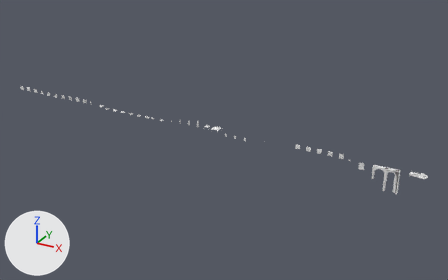
A saved change to the Blender file art_src/kit/kit_gorge.blend.
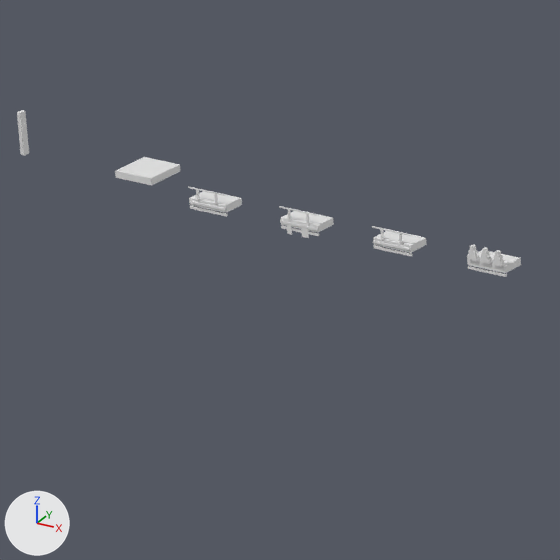
The first picture shows the older version from a 50 mm lens placed at (515.0, -587.0, 227.0), pointed at (251.0, -107.0, -13.0). The close-ups show the older and then the newer version on the part from 20% to 30% of the width and 33% to 50% of the height of that picture. Only the edits that show in the close-ups are written down. Lighting does not change. The marker at lower left points along +X, +Y and +Z.

Before the edit, the objects in view are built like this:
```python
me_gorge_deck__paving = bpy.data.meshes.new('gorge_deck__paving')
me_gorge_deck__paving.from_pydata(...)  # a box spanning x 0.0..4.0, y 0.0..4.0, z 0.08..0.15
me_gorge_deck__paving.materials.append(mat_gorge_sandstone)  # white #e7e7e7
ob_gorge_deck__paving = bpy.data.objects.new('gorge_deck__paving', me_gorge_deck__paving)
ob_gorge_deck__paving.parent = ob_m_gorge_deck
ob_gorge_deck__paving.location = (0.0, 0.0, 0.0)
```
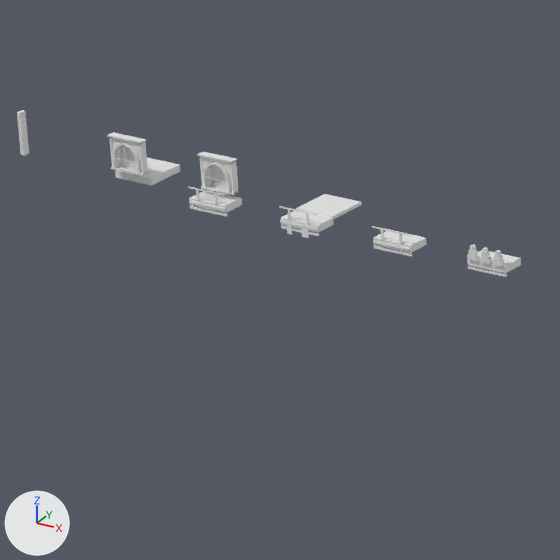
Where the change shows, as pixel boxes (x1, y1, x2, y2) in the close-ups (560 x 560 px):
'gorge_soffit__slab', added
    after: (296, 194, 362, 219)
'gorge_bay_stack_window_near__frame', added
    after: (197, 152, 239, 194)
'gorge_bay_stack_window__frame', added
    after: (107, 132, 148, 174)
'gorge_bay_stack_window_near__books', added
    after: (210, 165, 227, 188)
'gorge_bay_stack_window__books', added (mostly hidden)
    after: (120, 145, 137, 169)
'gorge_bay_stack_window_near__panel', added
    after: (202, 158, 232, 192)
'gorge_bay_stack_window__panel', added
    after: (112, 139, 142, 173)
'gorge_bay_stack_window__sill', added
    after: (111, 166, 148, 176)
'gorge_bay_stack_window_near__sill', added
    after: (201, 185, 235, 195)

Diff of the bpy script that builds the scene:
```diff
--- a/art_src/kit/kit_gorge.blend.py
+++ b/art_src/kit/kit_gorge.blend.py
@@ me_gorge_bay_stack_window_near__books_001 @@
+me_gorge_bay_stack_window_near__books_001.from_pydata([(0.75, -0.05, 0.78), (3.25, -0.05, 0.78), (3.25, 0.05, 0.78), (0.75, 0.05, 0.78), (0.75, -0.05, 3.2), (3.25, -0.05, 3.2), (3.25, 0.05, 3.2), (0.75, 0.05, 3.2)], [], [(0, 3, 2, 1), (4, 5, 6, 7), (0, 1, 5, 4), (1, 2, 6, 5), (3, 0, 4, 7)])
+me_gorge_bay_stack_window_near__books_001.materials.append(mat_gorge_stacks_near)  # white #e7e7e7
@@ me_gorge_bay_stack_window_near__sill_001 @@
+me_gorge_bay_stack_window_near__sill_001.from_pydata([(0.25, -0.83, 0.64), (3.75, -0.83, 0.64), (3.75, -0.02, 0.64), (0.25, -0.02, 0.64), (0.25, -0.83, 0.78), (3.75, -0.83, 0.78), (3.75, -0.02, 0.78), (0.25, -0.02, 0.78)], [], [(0, 3, 2, 1), (4, 5, 6, 7), (0, 1, 5, 4), (1, 2, 6, 5), (3, 0, 4, 7)])
+me_gorge_bay_stack_window_near__sill_001.materials.append(mat_gorge_sandstone)  # white #e7e7e7
@@ me_gorge_bay_stack_window__books_001 @@
+me_gorge_bay_stack_window__books_001.from_pydata([(0.75, -0.05, 0.78), (3.25, -0.05, 0.78), (3.25, 0.05, 0.78), (0.75, 0.05, 0.78), (0.75, -0.05, 3.2), (3.25, -0.05, 3.2), (3.25, 0.05, 3.2), (0.75, 0.05, 3.2)], [], [(0, 3, 2, 1), (4, 5, 6, 7), (0, 1, 5, 4), (1, 2, 6, 5), (3, 0, 4, 7)])
+me_gorge_bay_stack_window__books_001.materials.append(mat_gorge_stacks)  # white #e7e7e7
@@ ob_gorge_bay_stack_window_near__books @@
+ob_gorge_bay_stack_window_near__books = bpy.data.objects.new('gorge_bay_stack_window_near__books', me_gorge_bay_stack_window_near__books_001)
+ob_gorge_bay_stack_window_near__books.parent = ob_m_gorge_bay_stack_window_near
+ob_gorge_bay_stack_window_near__books.location = (0.0, 0.0, 0.0)
@@ ob_m_gorge_bay_stack_window_near @@
+ob_m_gorge_bay_stack_window_near = bpy.data.objects.new('M_gorge_bay_stack_window_near', None)
+ob_m_gorge_bay_stack_window_near.location = (120.0, -120.0, 0.0)
@@ ob_gorge_bay_stack_window_near__sill @@
+ob_gorge_bay_stack_window_near__sill = bpy.data.objects.new('gorge_bay_stack_window_near__sill', me_gorge_bay_stack_window_near__sill_001)
+ob_gorge_bay_stack_window_near__sill.parent = ob_m_gorge_bay_stack_window_near
+ob_gorge_bay_stack_window_near__sill.location = (0.0, 0.0, 0.0)
@@ ob_gorge_bay_stack_window_near__frame @@
+ob_gorge_bay_stack_window_near__frame = bpy.data.objects.new('gorge_bay_stack_window_near__frame', me_gorge_bay_stack_window_near__frame_001)  # 68 vertices, 39 faces; spans x 0.15..3.85, y -0.9..-0.02, z 0.66..3.79; in mat_gorge_sandstone (white #e7e7e7)
+ob_gorge_bay_stack_window_near__frame.parent = ob_m_gorge_bay_stack_window_near
+ob_gorge_bay_stack_window_near__frame.location = (0.0, 0.0, 0.0)
@@ ob_gorge_bay_stack_window_near__panel @@
+ob_gorge_bay_stack_window_near__panel = bpy.data.objects.new('gorge_bay_stack_window_near__panel', me_gorge_bay_stack_window_near__panel_001)  # 26 vertices, 14 faces; spans x 0.33..3.67, y -0.57..-0.02, z 0.69..3.57; in mat_gorge_faience (white #e7e7e7)
+ob_gorge_bay_stack_window_near__panel.parent = ob_m_gorge_bay_stack_window_near
+ob_gorge_bay_stack_window_near__panel.location = (0.0, 0.0, 0.0)
@@ ob_gorge_bay_stack_window__books @@
+ob_gorge_bay_stack_window__books = bpy.data.objects.new('gorge_bay_stack_window__books', me_gorge_bay_stack_window__books_001)
+ob_gorge_bay_stack_window__books.parent = ob_m_gorge_bay_stack_window
+ob_gorge_bay_stack_window__books.location = (0.0, 0.0, 0.0)
@@ ob_m_gorge_bay_stack_window @@
+ob_m_gorge_bay_stack_window = bpy.data.objects.new('M_gorge_bay_stack_window', None)
+ob_m_gorge_bay_stack_window.location = (110.0, -120.0, 0.0)
@@ ob_gorge_bay_stack_window__sill @@
+ob_gorge_bay_stack_window__sill = bpy.data.objects.new('gorge_bay_stack_window__sill', me_gorge_bay_stack_window_near__sill_001.copy())
+ob_gorge_bay_stack_window__sill.parent = ob_m_gorge_bay_stack_window
+ob_gorge_bay_stack_window__sill.location = (0.0, 0.0, 0.0)
@@ ob_gorge_bay_stack_window__frame @@
+ob_gorge_bay_stack_window__frame = bpy.data.objects.new('gorge_bay_stack_window__frame', me_gorge_bay_stack_window_near__frame_001.copy())
+ob_gorge_bay_stack_window__frame.parent = ob_m_gorge_bay_stack_window
+ob_gorge_bay_stack_window__frame.location = (0.0, 0.0, 0.0)
@@ ob_gorge_bay_stack_window__panel @@
+ob_gorge_bay_stack_window__panel = bpy.data.objects.new('gorge_bay_stack_window__panel', me_gorge_bay_stack_window_near__panel_001.copy())
+ob_gorge_bay_stack_window__panel.parent = ob_m_gorge_bay_stack_window
+ob_gorge_bay_stack_window__panel.location = (0.0, 0.0, 0.0)
@@ ob_gorge_soffit__slab @@
+ob_gorge_soffit__slab = bpy.data.objects.new('gorge_soffit__slab', me_gorge_soffit__slab)  # a box spanning x 0.0..4.0, y 0.0..4.0, z 0.0..0.3; in mat_gorge_stone (white #e7e7e7)
+ob_gorge_soffit__slab.parent = ob_m_gorge_soffit
+ob_gorge_soffit__slab.location = (0.0, 0.0, 0.0)
@@ ob_m_gorge_soffit @@
+ob_m_gorge_soffit = bpy.data.objects.new('M_gorge_soffit', None)
+ob_m_gorge_soffit.location = (130.0, -120.0, 0.0)
```
